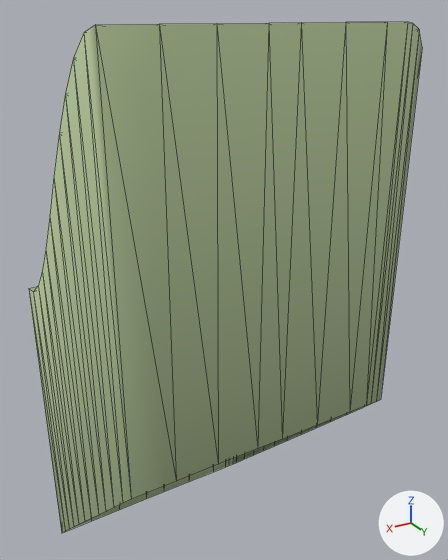
Before and after pictures for a commit that changed the glTF model ground/ground-ramp-l-01.glb.
Rendered twice from a camera (50 mm lens) standing at (1.0, 1.87, 1.02) and looking at (-0.14, -0.03, 0.07). The lights are fixed; the arrows at lower right show +X, +Y and +Z. The first picture is the older version. Mesh edges are drawn as thin lines.

Script lines for the objects in view, before the commit:
```python
me_ground_ramp_l_01 = bpy.data.meshes.new('ground-ramp-l-01')
me_ground_ramp_l_01.from_pydata(...)  # 174 vertices, 304 faces; spans x -0.5..0.5, y -0.5..0.5, z -1.3..1.0
me_ground_ramp_l_01.materials.append(mat_ground)
ob_ground_ramp_l_01 = bpy.data.objects.new('ground-ramp-l-01', me_ground_ramp_l_01)
ob_ground_ramp_l_01.location = (0.0, 0.0, 0.0)
```
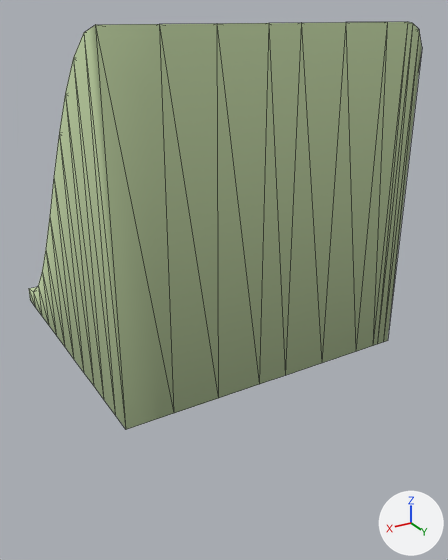
Location of each change, [x1, y1, x2, y2] in pixels of the pictures (448 x 560 px):
'ground-ramp-l-01', reshaped (20% shorter)
    before: [29, 22, 422, 533]
    after: [29, 22, 422, 429]

Diff of the bpy script that builds the scene:
```diff
--- a/ground/ground-ramp-l-01.glb.py
+++ b/ground/ground-ramp-l-01.glb.py
@@ me_ground_ramp_l_01 @@
 # used by ob_ground_ramp_l_01; location = (0.0, 0.0, 0.0)
-me_ground_ramp_l_01.from_pydata(...)  # 174 vertices, 304 faces; spans x -0.5..0.5, y -0.5..0.5, z -1.3..1.0
+me_ground_ramp_l_01.from_pydata(...)  # 174 vertices, 304 faces; spans x -0.5..0.5, y -0.5..0.5, z -0.07..1.0
+# me_ground_ramp_l_01 part 1: all 42 vertices in x -0.5..0.5, y -0.5..0.5, z -1.3..-0.3 are scaled about their middle by (1, 1, 0), then moved by (0.0, 0.0, 0.75)
 me_ground_ramp_l_01.materials.append(mat_ground)
```
